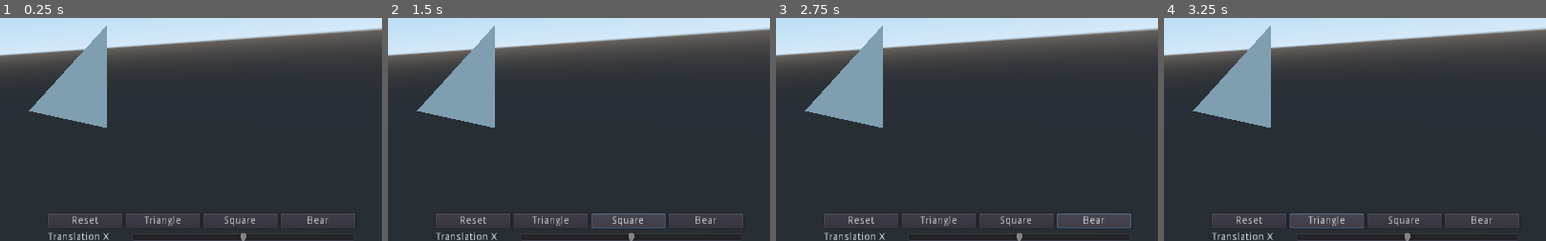
Above: before the commit, frames 1-4 (left to right).
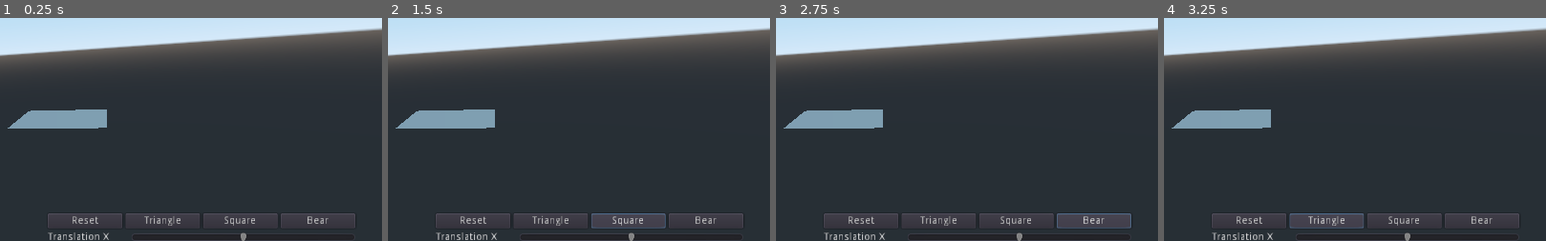
Above: after the commit, the same moments.

Repository: lan666as/ApesBersama
Game: Godot game, scene res://TVG3D.tscn
Same seed, same stepped clock (60 frames per second), same inputs: the game is played once before the commit and once after it.
Inputs:
- Up to frame 1 (0.25 s): no input
- Up to frame 2 (1.5 s): click "Triangle" at 0.5 s; click "Square" at 1.25 s
- Up to frame 3 (2.75 s): click "Bear" at 2 s
- Up to frame 4 (3.25 s): click "Triangle" at 2.75 s
The pictures show only the part of the screen within x 47-97%, y 24-74%; the shares and areas given below are measured in that part.

The runs differ from the first frame. In frame 1, 4.9% of the frame differs, in the area x 2-28%, y 3-50%; in frame 2, 4.9%; in frame 3, 4.9%; in frame 4, 4.9%.
Error in both runs: Invalid call. Nonexistent function 'triangle' in base 'Spatial (TVG3D.gd)'. (res://Hud.gd:53)

Commit message:
add mesh

Diff:
--- a/Hud.gd
+++ b/Hud.gd
@@ -13,7 +13,7 @@
 	Drawing.change_translation_y(value)
 
 func _on_TranslationSZ_value_changed(value):
-	Drawing.change_translation_y(value)
+	Drawing.change_translation_z(value)
 
 
 func _on_RotSX_value_changed(value: float):
--- a/TVG3D.gd
+++ b/TVG3D.gd
@@ -1,3 +1,4 @@
+
 extends Spatial
 
 
@@ -7,6 +8,7 @@
 
 var source = PoolVector3Array()
 var next = PoolVector3Array()
+var uvs = PoolVector2Array()
 
 var mesh : MeshInstance
 
@@ -26,18 +28,54 @@
 var shear_y: float = 0
 var shear_z: float = 0
 
+var mat = SpatialMaterial.new()
+var color = Color(0.9, 0.1, 0.1)
+
+
 # Called when the node enters the scene tree for the first time.
 func _ready():
 	source = PoolVector3Array()
-	source.push_back(Vector3(0, 1, 0))
-	source.push_back(Vector3(1, 0, 0))
-	source.push_back(Vector3(0, 0, 1))
-	# Initialize the ArrayMesh.
+
+	source.push_back(Vector3(1,0,0))
+	source.push_back(Vector3(1,0,1))
+	source.push_back(Vector3(0,0,1))
+	source.push_back(Vector3(0,0,0))
+
+#	source.push_back(Vector3(1,1,0))
+#	source.push_back(Vector3(1,1,1))
+#	source.push_back(Vector3(0,1,1))
+#	source.push_back(Vector3(0,1,0))
+
+
+	uvs.push_back(Vector2(0,0))
+	uvs.push_back(Vector2(0,1))
+	uvs.push_back(Vector2(1,1))
+	uvs.push_back(Vector2(1,0))
+
+#	uvs.push_back(Vector2(0,0))
+#	uvs.push_back(Vector2(0,0))
+#	uvs.push_back(Vector2(0,0))
+#	uvs.push_back(Vector2(0,0))
+
+#	uvs.push_back(Vector2(1,0))
+#	uvs.push_back(Vector2(1,1))
+#	uvs.push_back(Vector2(0,1))
+#	uvs.push_back(Vector2(0,0))
+
+
+	var arr_mesh = ArrayMesh.new()
+	var arrays = []
+	arrays.resize(ArrayMesh.ARRAY_MAX)
+	arrays[ArrayMesh.ARRAY_VERTEX] = next
+	# Create the Mesh.
+	arr_mesh.add_surface_from_arrays(Mesh.PRIMITIVE_TRIANGLE_FAN, arrays)
+
 	next = source
 
 	mesh = MeshInstance.new()
-#	mesh.mesh = arr_mesh
+	mesh.mesh = arr_mesh
 	add_child(mesh)
+
 
 	transform()
 
@@ -52,16 +90,20 @@
 	trans_y = (50 - value)
 	transform()
 
+func change_translation_z(value: float):
+	trans_z = (50 - value)
+	transform()
+
 func rotate_x(value: float):
 	rot_x = value
 	transform()
 
 func rotate_y(value: float):
-	rot_x = value
+	rot_y = value
 	transform()
 
 func rotate_z(value: float):
-	rot_x = value
+	rot_z = value
 	transform()
 
 func change_scale_x(value: float):
@@ -89,13 +131,12 @@
 	transform()
 
 func update_mesh():
-
 	var arr_mesh = ArrayMesh.new()
 	var arrays = []
 	arrays.resize(ArrayMesh.ARRAY_MAX)
 	arrays[ArrayMesh.ARRAY_VERTEX] = next
 	# Create the Mesh.
-	arr_mesh.add_surface_from_arrays(Mesh.PRIMITIVE_TRIANGLES, arrays)
+	arr_mesh.add_surface_from_arrays(Mesh.PRIMITIVE_TRIANGLE_FAN, arrays)
 
 	mesh.queue_free()
 	mesh = MeshInstance.new()
@@ -113,15 +154,27 @@
 		new.y = next[i].y * scale_y
 		new.z = next[i].z * scale_z
 #
-#		var new2 = Vector2()
+		var new2 = Vector3()
 #
 #		# Set shear
-#		new2.x = new.x + new.y * shear_x
-#		new2.y = -new.y + new.x * shear_y
-#
-#		# Set rotation
-#		source[i].x = new2.x * cos(rot * PI / 180) - new2.y * sin(rot * PI / 180)
-#		source[i].y = new2.x * sin(rot * PI / 180) + new2.y * cos(rot * PI/180)
+		new2.x = new.x + new.y * shear_x + new.z * shear_x
+		new2.y = new.y + new.x * shear_y + new.z * shear_y
+		new2.z = new.z + new.x * shear_z + new.y * shear_z
+
+#Jadikan satubaris
+		# Set rotation X axis
+		next[i].x = new2.x * cos(rot_z * PI / 180) - new2.y * sin(rot_z * PI/180)
+		next[i].y = new2.x * sin(rot_z * PI / 180) + new2.y * cos(rot_z * PI/180)
+		next[i].z = new2.z
+
+		# Set rotation Y axis
+		next[i].x = new2.x * cos(rot_z * PI / 180) - new2.y * sin(rot_z * PI/180)
+		next[i].y = new2.x * sin(rot_z * PI / 180) + new2.y * cos(rot_z * PI/180)
+		next[i].z = new2.z
+#		# Set rotation Z axis
+		next[i].x = new2.x * cos(rot_z * PI / 180) - new2.y * sin(rot_z * PI/180)
+		next[i].y = new2.x * sin(rot_z * PI / 180) + new2.y * cos(rot_z * PI/180)
+		next[i].z = new2.z
 
 		# Set translation
 		next[i] = next[i] + Vector3(trans_x, trans_y, trans_z)
--- a/TVG3D.tscn
+++ b/TVG3D.tscn
@@ -11,3 +11,9 @@
 
 [node name="Camera" type="Camera" parent="."]
 transform = Transform( -0.25, -0.258819, 0.933013, -0.0669873, 0.965926, 0.25, -0.965926, 7.19671e-09, -0.258819, 4.08766, 0.746035, 0 )
+
+[node name="OmniLight" type="OmniLight" parent="."]
+transform = Transform( 1, 0, 0, 0, 1, 0, 0, 0, 1, 0, 8, 0 )
+omni_range = 32.7369
+
+[node name="MeshInstance" type="MeshInstance" parent="."]
